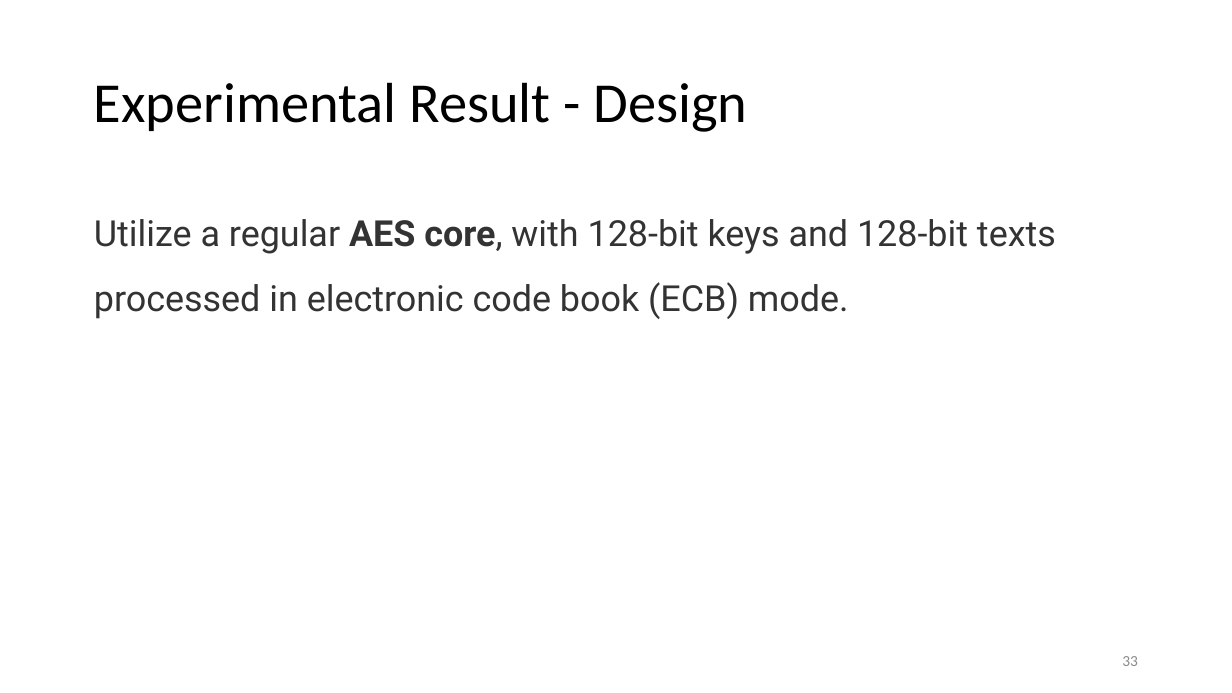
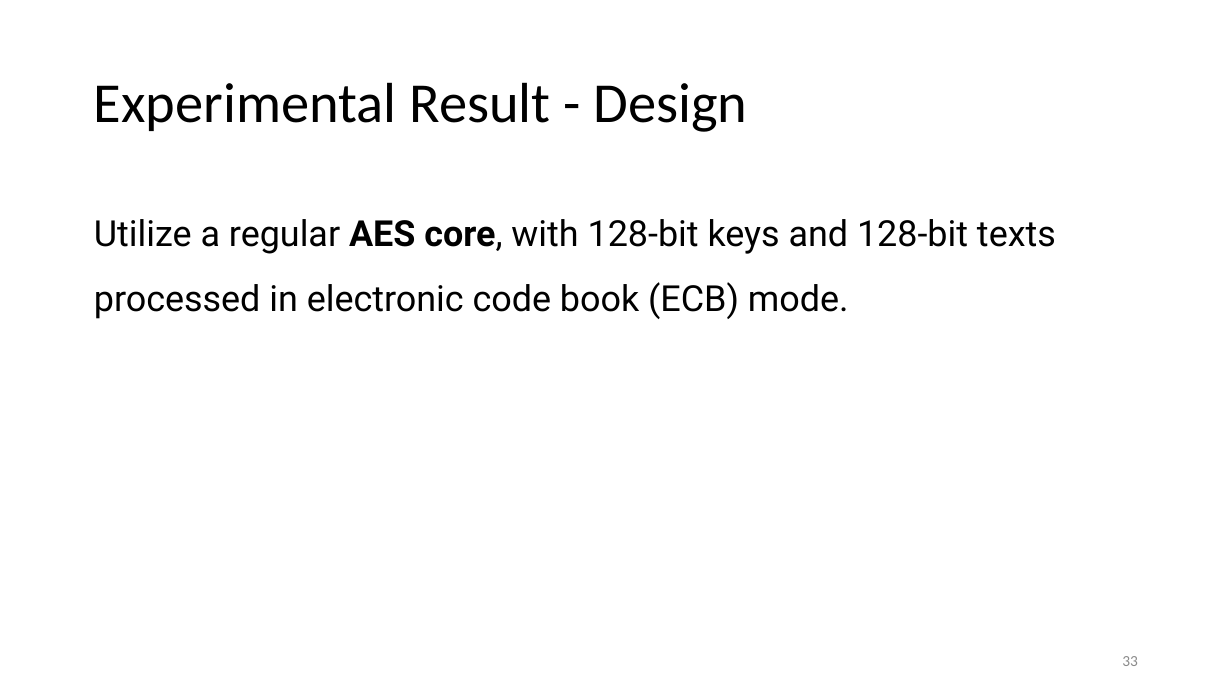
Before and after one commit to Pacific-Feng-Studuies/Studied-Papers, a slide deck: slide 34 of GM/X-Volt Joint Tuning of Driver Strengths and Supply Voltages/X-Volt Joint Tuning of Driver Strengths and Supply Voltages.pptx. Drawn at 1232x693 pixels with LibreOffice and Linux fonts; fonts in the diff are those of the drawing. Boxes give left, top, right and bottom in pixels: in the first picture for what was removed or moved away, otherwise in the second. Text is boxed around its words. In the diff, an @@ line names an element or a change of style, - is before the commit and + after.

```diff
--- a/GM/X-Volt Joint Tuning of Driver Strengths and Supply Voltages/X-Volt Joint Tuning of Driver Strengths and Supply Voltages.pptx
+++ b/GM/X-Volt Joint Tuning of Driver Strengths and Supply Voltages/X-Volt Joint Tuning of Driver Strengths and Supply Voltages.pptx
@@ text "Utilize a regular AES core, ..." at (94,219,1056,319): text colour #333333 to #000000 @@
```
Also in this commit, not shown: 3 other slides changed.
